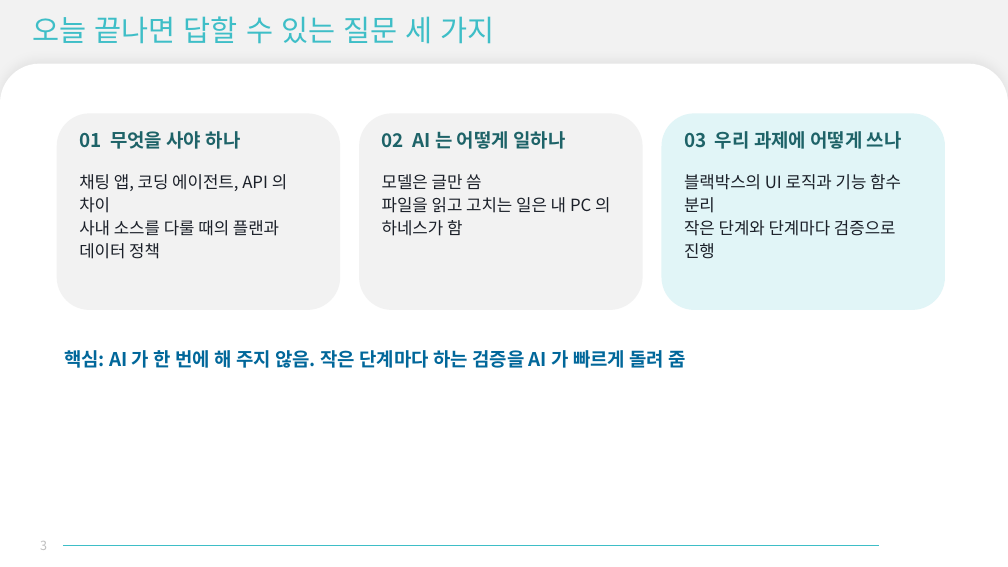
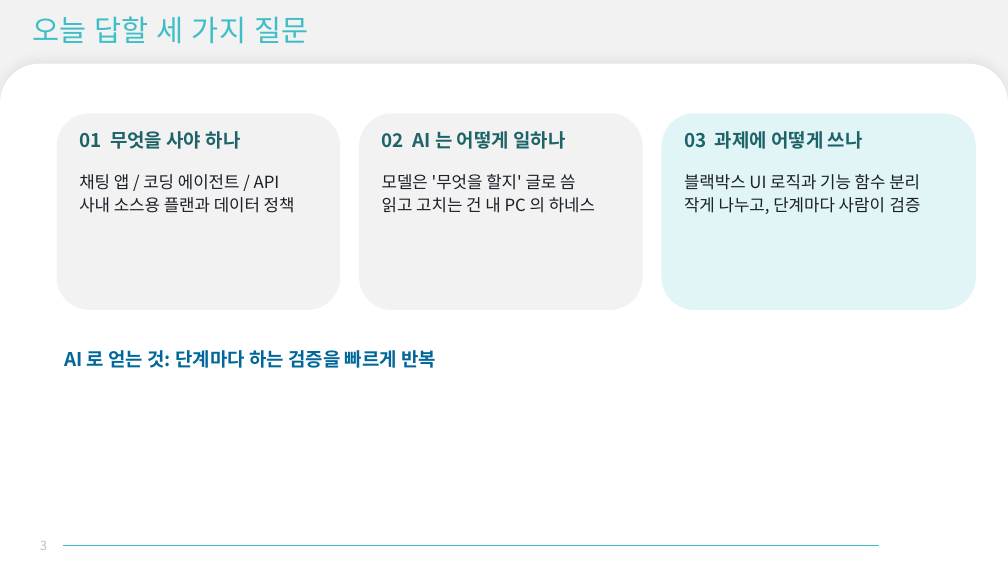
Before and after one commit to evespimrose/SVD-Harness, a slide deck: slide 3 of docs/presentation/LLM-도입-발표.pptx. Drawn at 1008x567 pixels with LibreOffice and Linux fonts; fonts in the diff are those of the drawing; background and template pictures are left out. Boxes give left, top, right and bottom in pixels: in the first picture for what was removed or moved away, otherwise in the second. Text is boxed around its words. In the diff, an @@ line names an element or a change of style, - is before the commit and + after.

```diff
--- a/docs/presentation/LLM-도입-발표.pptx
+++ b/docs/presentation/LLM-도입-발표.pptx
@@ title at [32, 16, 308, 44]: text changed @@
-오늘 끝나면 답할 수 있는 질문 세 가지
+오늘 답할 세 가지 질문
@@ rounded rectangle: place and size @@
-rounded rectangle at [662, 113, 945, 310]
+rounded rectangle at [662, 113, 976, 310]
@@ text at [684, 131, 863, 149]: text changed @@
-03 우리 과제에 어떻게 쓰나
+03 과제에 어떻게 쓰나
@@ text at [79, 174, 295, 213]: text changed @@
-채팅 앱, 코딩 에이전트, API 의 차이
-사내 소스를 다룰 때의 플랜과 데이터 정책
+채팅 앱 / 코딩 에이전트 / API
+사내 소스용 플랜과 데이터 정책
@@ text at [382, 174, 595, 213]: text changed @@
-모델은 글만 씀
-파일을 읽고 고치는 일은 내 PC 의 하네스가 함
+모델은 '무엇을 할지' 글로 씀
+읽고 고치는 건 내 PC 의 하네스
@@ text at [684, 174, 921, 214]: text changed @@
-블랙박스의 UI 로직과 기능 함수 분리
-작은 단계와 단계마다 검증으로 진행
+블랙박스 UI 로직과 기능 함수 분리
+작게 나누고, 단계마다 사람이 검증
@@ text at [64, 350, 436, 368]: text changed @@
-핵심: AI 가 한 번에 해 주지 않음. 작은 단계마다 하는 검증을 AI 가 빠르게 돌려 줌
+AI 로 얻는 것: 단계마다 하는 검증을 빠르게 반복
```
Also in this commit, not shown: 27 other slides changed, 2 slides added.
